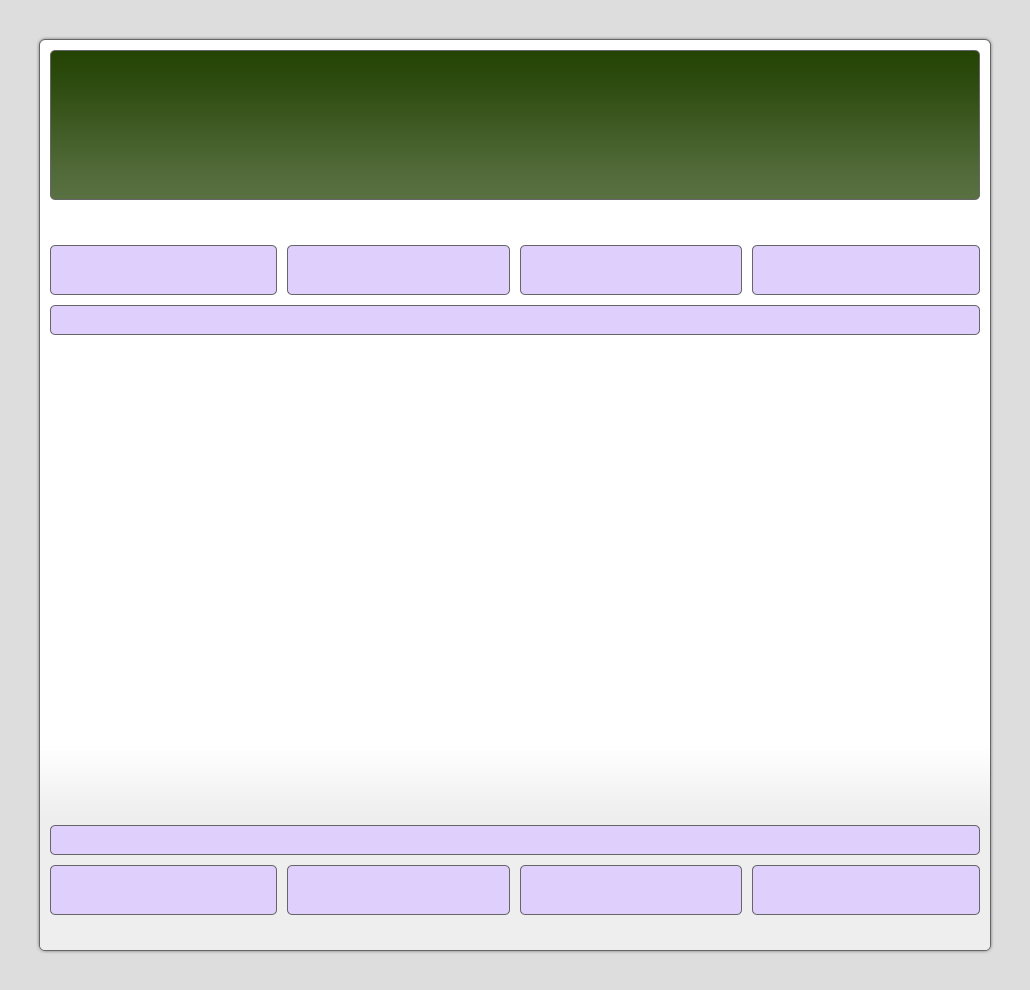
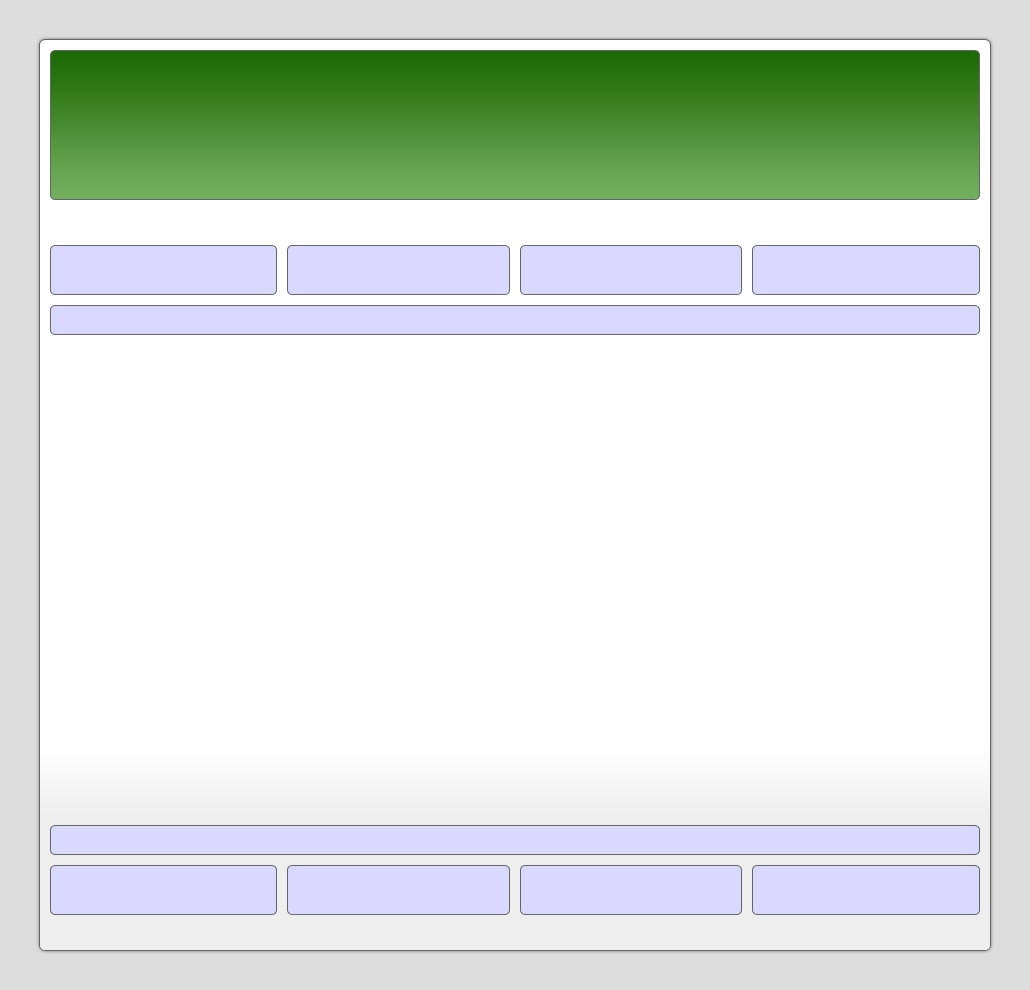
Comparing the layer stacks of the two w=1030, h=990 images. Changes:
painted on "header" over [51, 51, 979, 199]
painted on "header / footer widgets" over [51, 246, 979, 914]
